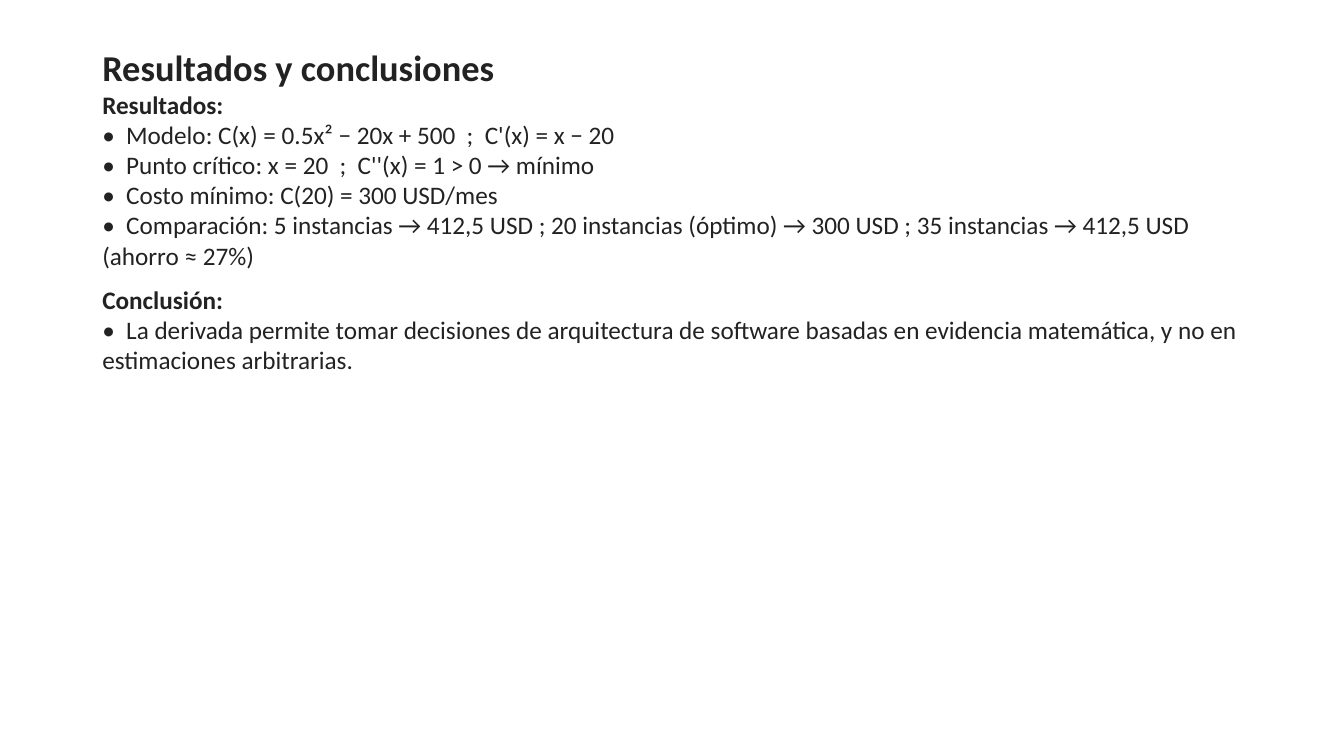
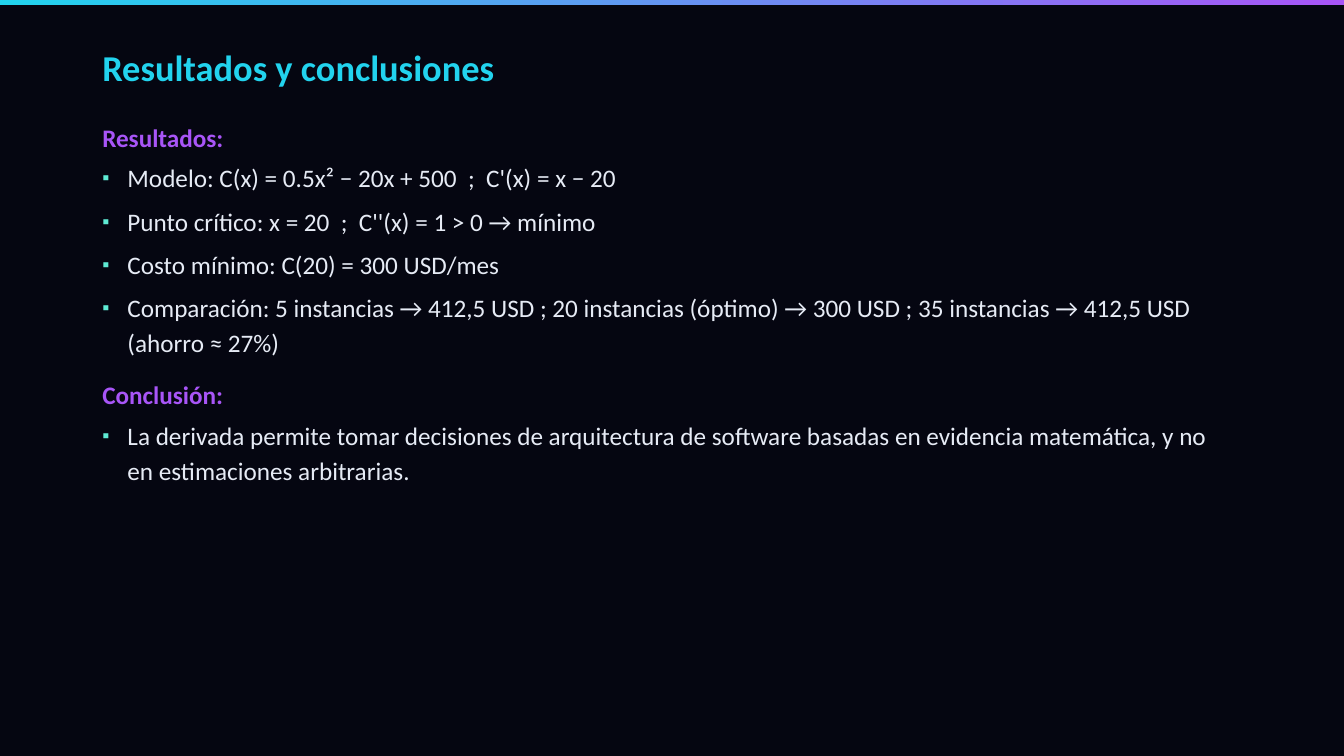
Before and after one commit to acarrascov/proyecto-calculo-optimizacion-cloud, a slide deck: slide 13 of Presentación Proyecto.pptx. Drawn at 1344x756 pixels with LibreOffice and Linux fonts; fonts in the diff are those of the drawing. Boxes give left, top, right and bottom in pixels: in the first picture for what was removed or moved away, otherwise in the second. Text is boxed around its words. In the diff, an @@ line names an element or a change of style, - is before the commit and + after.

```diff
--- a/Presentación Proyecto.pptx
+++ b/Presentación Proyecto.pptx
@@ background #FFFFFF to #050611 @@
@@ rectangle added at <box>0,0,1344,5</box>, fill gradient #22D3EE to #A855F7 @@
@@ text at <box>102,55,494,404</box>: text colour #222222 to #22D3EE in "Resultados y conclusiones"; text colour #222222 to #A855F7 in "Resultados:", "Conclusión:"; more space between paragraphs @@
@@ text at <box>127,167,1190,356</box>: text changed; text colour #222222 to #E6EBF5 @@
-• Modelo: C(x) = 0.5x² − 20x + 500 ; C'(x) = x − 20
-• Punto crítico: x = 20 ; C''(x) = 1 > 0 → mínimo
-• Costo mínimo: C(20) = 300 USD/mes
-• Comparación: 5 instancias → 412,5 USD ; 20 instancias (óptimo) → 300 USD ; 35 instancias → 412,5 USD (ahorro ≈ 27%)
+▪ Modelo: C(x) = 0.5x² − 20x + 500 ; C'(x) = x − 20
+▪ Punto crítico: x = 20 ; C''(x) = 1 > 0 → mínimo
+▪ Costo mínimo: C(20) = 300 USD/mes
+▪ Comparación: 5 instancias → 412,5 USD ; 20 instancias (óptimo) → 300 USD ; 35 instancias → 412,5 USD (ahorro ≈ 27%)
@@ text at <box>127,427,1206,480</box>: text changed; text colour #222222 to #E6EBF5 @@
-• La derivada permite tomar decisiones de arquitectura de software basadas en evidencia matemática, y no en estimaciones arbitrarias.
+▪ La derivada permite tomar decisiones de arquitectura de software basadas en evidencia matemática, y no en estimaciones arbitrarias.
```
Also in this commit, not shown: 13 other slides changed, 1 other file.
